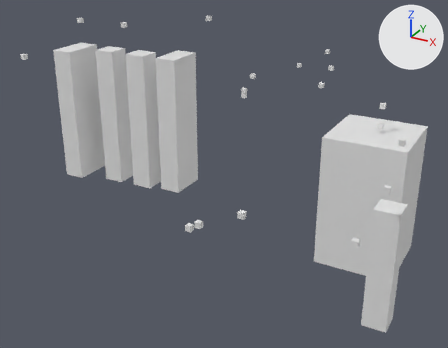
Two versions of the OBJ model Assets/LevelData/Room1LevelData.obj, one commit apart.
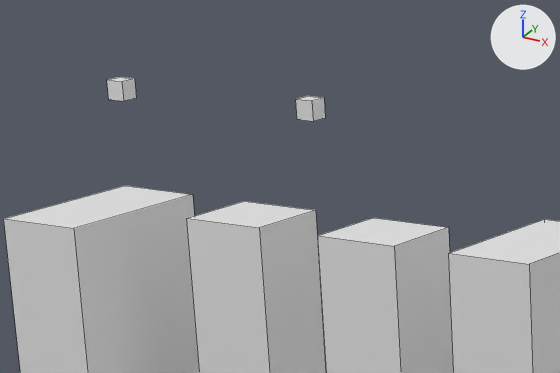
The first picture shows the older version from a 50 mm lens placed at (94.0, -132.0, 94.0), pointed at (-28.0, 89.0, -16.0). The close-ups show both versions on the part from 12% to 40% of the width and 0% to 25% of the height of that picture; other places that the commit changed are outside them. Lighting does not change. The marker at upper right points along +X, +Y and +Z. The close-ups show mesh edges as thin lines. Where no turn or scale is listed for an object, it has been applied to the vertices.

Names of what the first close-up shows: 'HurtBox.002_Cube.089', 'HurtBox.003_Cube.090', 'HurtBox.004_Cube.091', 'HurtBox.005_Cube.092', 'Light.009_Cube.001', 'Light.010_Cube.070'.
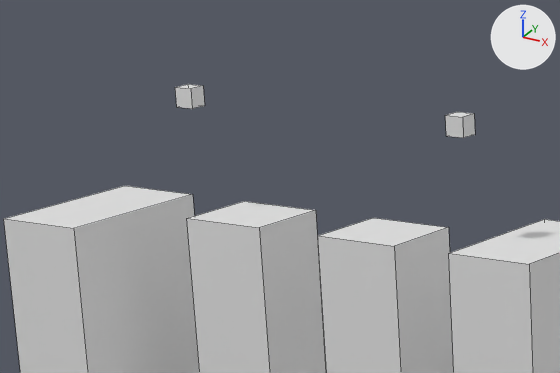
The edits, one by one:
me_light_009_cube_001 has 8 vertices, 6 faces and spans x -77.01..-75.01, y 85.33..87.33, z 44.23..46.23.
me_light_009_cube_001 is used by ob_light_009_cube_001; location (0.0, 0.0, 0.0).
me_light_009_cube_001 part 1: the whole mesh is moved by (18.0, 0.0, 0.0).
me_light_010_cube_070 has 8 vertices, 6 faces and spans x -100.94..-98.94, y 84.87..86.87, z 44.23..46.23.
me_light_010_cube_070 is used by ob_light_010_cube_070; location (0.0, 0.0, 0.0).
me_light_010_cube_070 part 2: the whole mesh is moved by (9.0, 0.0, 0.0).

Changed parts and their boxes (x1, y1, x2, y2) in the close-ups (560 x 373 px):
'Light.009_Cube.001', mesh moved
    before: (296, 96, 325, 121)
    after: (445, 112, 475, 138)
'Light.010_Cube.070', mesh moved
    before: (107, 77, 136, 101)
    after: (175, 84, 205, 109)
